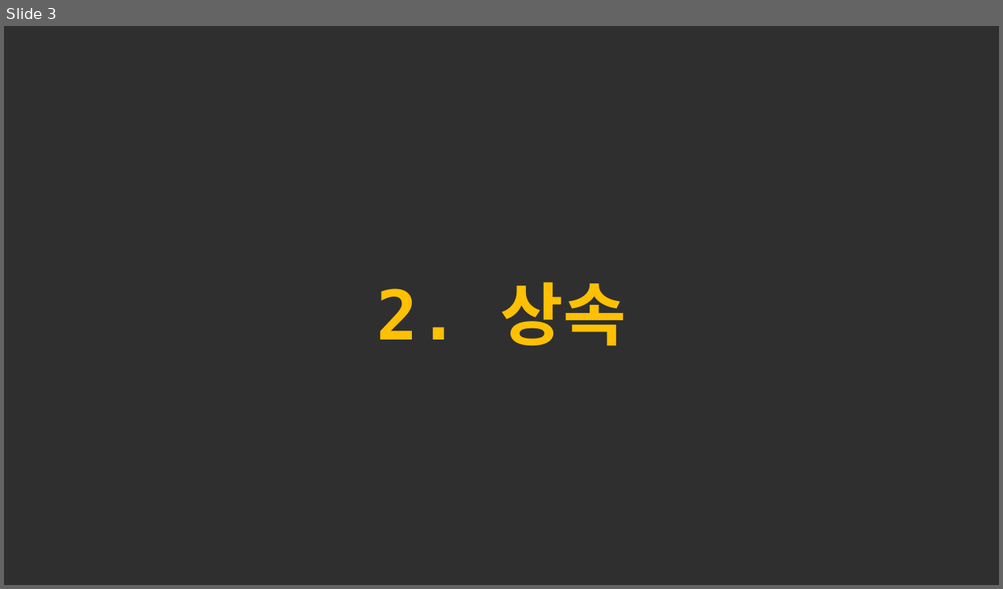
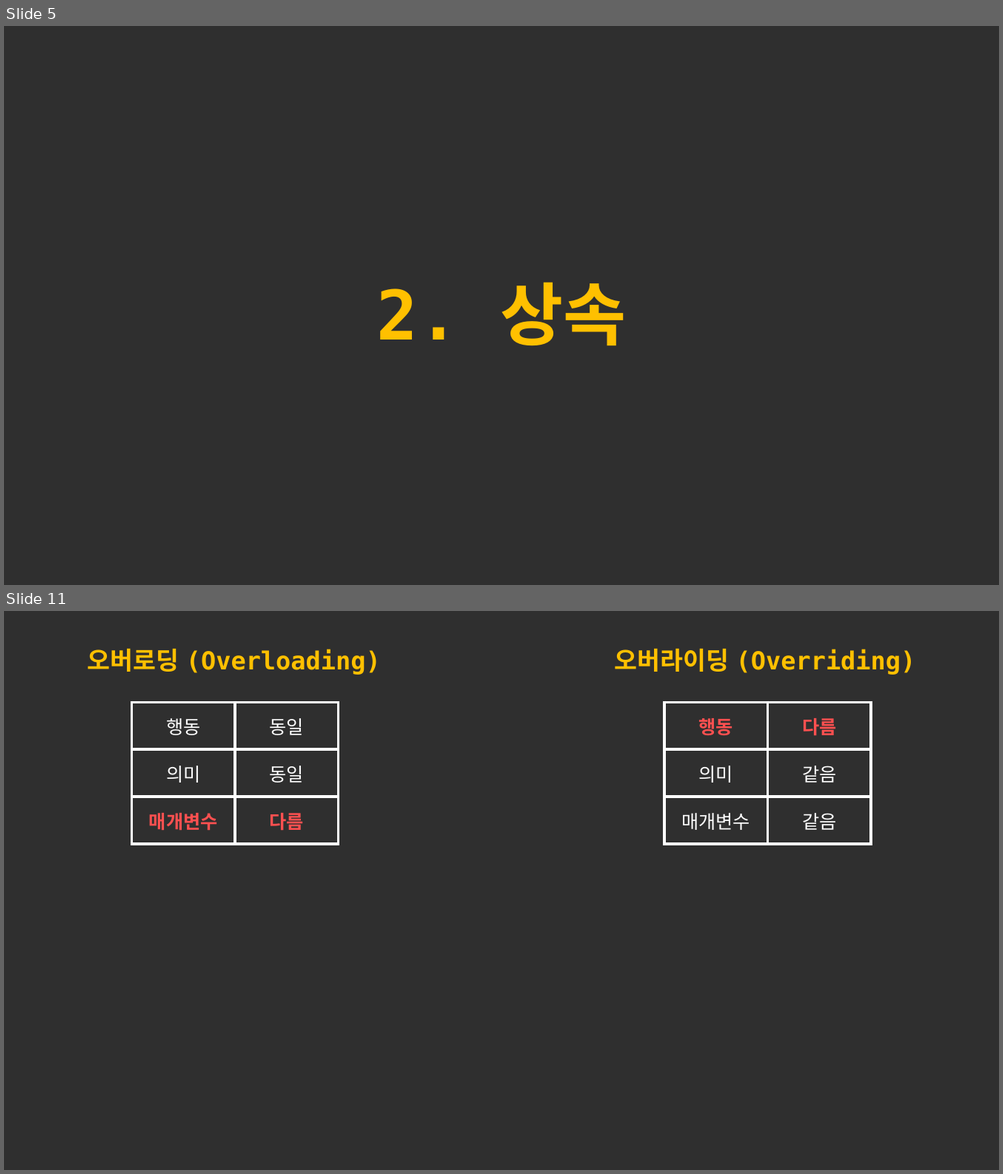
Before and after one commit to forwdevel/Full-Stack, a slide deck: 객체이론정리_2.pptx. Shown one above the other, each under a label of ours: slide 3 before the commit, slides 5 and 11 after it; the slides between them are not shown. The pictures are 1003x589 and 1003x1174 pixels, drawn with LibreOffice and Linux fonts; fonts in the diff are those of the drawing. Boxes give left, top, right and bottom in pixels: in the first picture for what was removed or moved away, otherwise in the second. Text is boxed around its words. In the diff, an @@ line names an element or a change of style, - is before the commit and + after.

```diff
--- a/객체이론정리_2.pptx
+++ b/객체이론정리_2.pptx
@@ slide 11 added at [4, 611, 999, 1170], background #2F2F2F @@
@@ text added at [88, 648, 381, 675], 24 pt, text #FFC000, bold @@
+오버로딩 (Overloading)
@@ text added at [614, 648, 916, 675], 24 pt, text #FFC000, bold @@
+오버라이딩 (Overriding)
@@ table added at [131, 702, 338, 844], 3 rows, 2 columns @@
+행동 | 동일
+의미 | 동일
+매개변수 | 다름
@@ table added at [664, 702, 871, 844], 3 rows, 2 columns @@
+행동 | 다름
+의미 | 같음
+매개변수 | 같음
@@ what was slide 3 is now slide 5 @@
```
Also in this commit, not shown: 2 slides changed, 7 other slides added, 1 other file.
